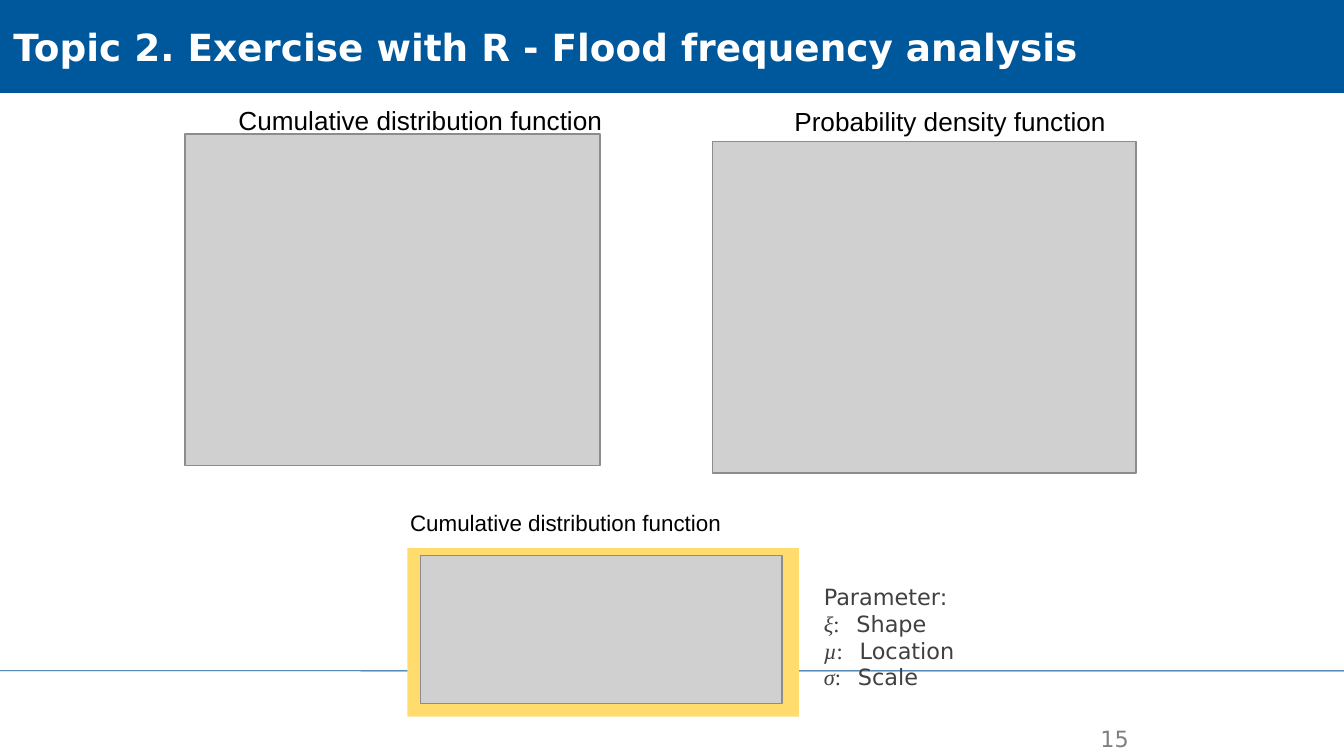
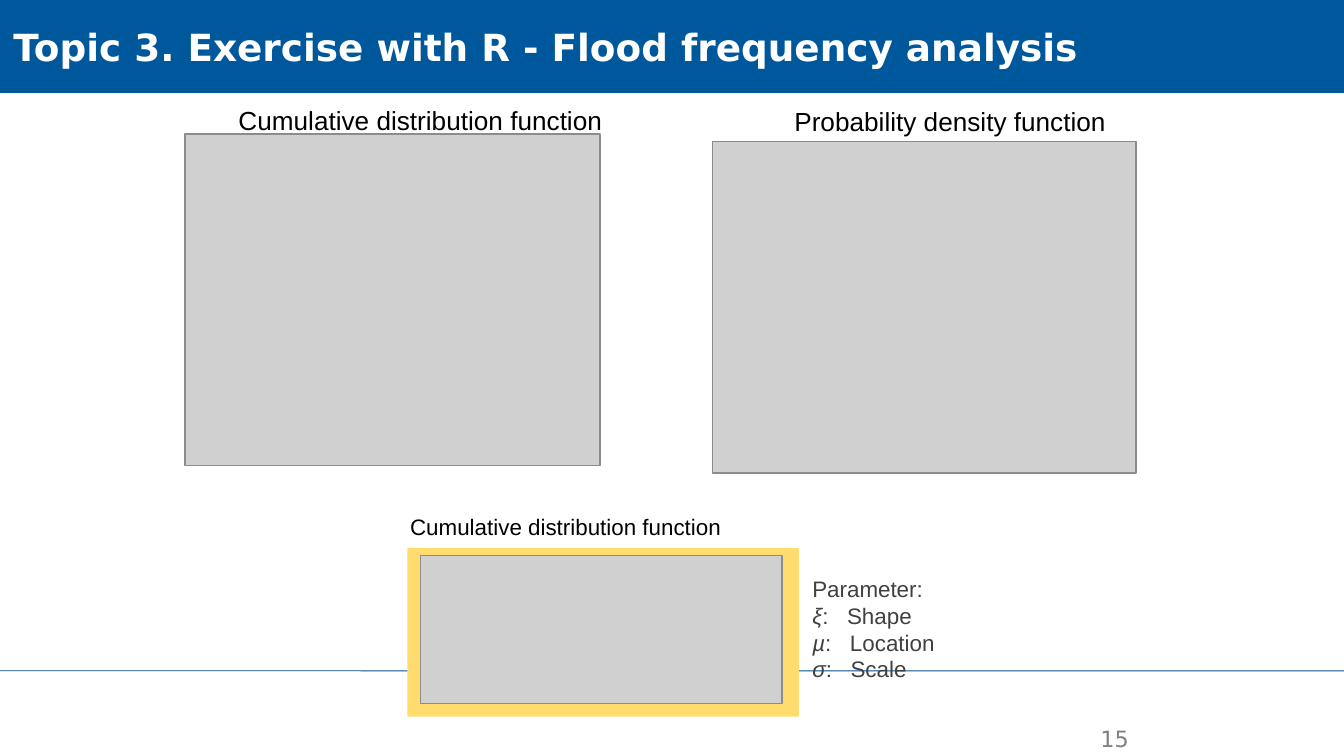
Before and after one commit to XiaoxiangGuanGFZ/FloodRiskSeminar, a slide deck: slide 15 of slides/FRS_exercise_R.pptx. Drawn at 1344x756 pixels with LibreOffice and Linux fonts; fonts in the diff are those of the drawing; grey boxes stand for pictures; background and template pictures are left out. Boxes give left, top, right and bottom in pixels: in the first picture for what was removed or moved away, otherwise in the second. Text is boxed around its words. In the diff, an @@ line names an element or a change of style, - is before the commit and + after.

```diff
--- a/slides/FRS_exercise_R.pptx
+++ b/slides/FRS_exercise_R.pptx
@@ text in rectangle at bbox=[13, 32, 1077, 68]: text changed @@
-Topic 2. Exercise with R - Flood frequency analysis
+Topic 3. Exercise with R - Flood frequency analysis
@@ text "Cumulative distribution function": place and size @@
-text "Cumulative distribution function" at bbox=[410, 514, 720, 532]
+text "Cumulative distribution function" at bbox=[410, 518, 720, 536]
@@ text "Parameter:": place and size @@
-text "Parameter:" at bbox=[824, 588, 955, 686]
+text "Parameter:" at bbox=[812, 581, 935, 677]
@@ text "Parameter:" at bbox=[812, 581, 935, 677]: font DejaVu Sans to Arial in "Parameter:", "Shape", "Location", "Scale"; font Times New Roman to Arial in "ξ:", "µ:", "σ:" @@
```
Also in this commit, not shown: 3 other slides changed, 2 slides added.
